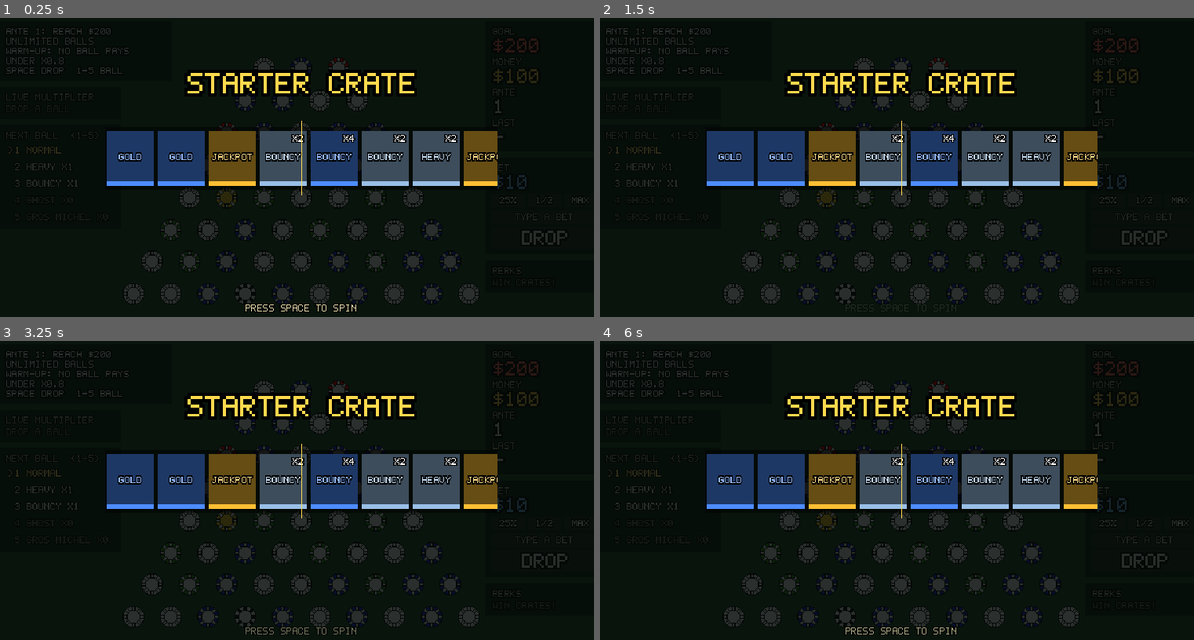
Above: before the commit, frames 1-4 (two rows, left to right).
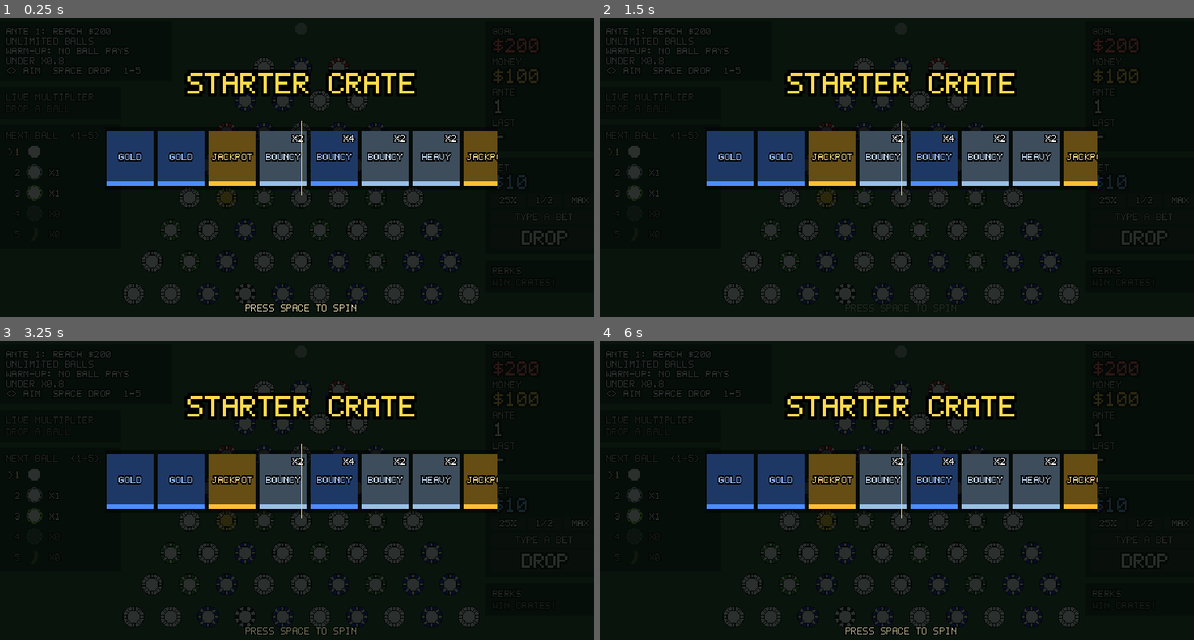
Above: after the commit, the same moments.

Repository: S0humm/bounce-house
Game: Godot game, scene res://scenes/board.tscn
Two runs of this game, one before a commit and one after it. Both use one fixed random seed, a clock stepped at 60 frames per second and the inputs below.
Inputs (mouse positions are in pixels of both pictures, inside the frame that each line leads up to):
- Up to frame 1 (0.25 s): no input
- Up to frame 2 (1.5 s): click (659, 149) at 0.52 s; click (659, 167) at 1.27 s
- Up to frame 3 (3.25 s): click (59, 496) at 2.02 s; click (59, 505) at 2.77 s
- Up to frame 4 (6 s): click (659, 514) at 3.52 s; click (659, 523) at 4.27 s; click (659, 535) at 5.02 s; click (659, 538) at 5.77 s

The runs differ from the first frame. In frame 1, 0.6% of the frame differs, in the area x 1-24%, y 16-61%; in frame 2, 0.6%; in frame 3, 0.6%; in frame 4, 0.6%.

Commit message:
aim with arrow keys, ball icons in picker

Diff:
--- a/scripts/board.gd
+++ b/scripts/board.gd
@@ -12,6 +12,7 @@
 const MIN_BET := 5
 const BALL_KEYS := ["normal", "heavy", "bouncy", "ghost", "banana"]   # keys 1-5
 const BALL_NAMES := {"normal": "NORMAL", "heavy": "HEAVY", "bouncy": "BOUNCY", "ghost": "GHOST", "banana": "GROS MICHEL"}
+const BALL_RING := {"heavy": Color(0.6, 0.66, 0.8), "bouncy": Color(0.62, 0.95, 0.2), "ghost": Color(0.55, 0.95, 1.0)}
 const BALL_TAGS := {"normal": "", "heavy": "H ", "bouncy": "B ", "ghost": "G ", "banana": "M "}
 const LIVE_ROWS := 5
 
@@ -44,7 +45,14 @@
 var message_label: Control
 var live_labels: Array[Control] = []
 var live_empty: Control
-var ball_labels := {}
+var ball_labels := {}       # NEXT BALL rows: ">1" key labels
+var ball_counts := {}       # ...the "X8" counts
+var ball_icon_rects := {}   # ...and the ball pictures
+var icon_cache := {}
+var drop_x := 320.0         # where the next ball drops (aim with the arrow keys)
+var preview: Sprite2D       # see-through copy of the next ball at the drop point
+const AIM_SPEED := 200.0
+const AIM_MARGIN := 18.0
 var perk_box: VBoxContainer
 var bet_input: Button          # click to type an exact bet
 var bet_input_label: Control
@@ -80,6 +88,11 @@
 	add_child(fx)
 	fx.setup(get_viewport_rect().size)
 	build_walls_and_tray()
+	drop_x = get_viewport_rect().size.x / 2.0
+	preview = Sprite2D.new()
+	preview.modulate = Color(1, 1, 1, 0.5)
+	preview.z_index = 5
+	add_child(preview)
 	build_hud()
 	start_run()
 
@@ -111,7 +124,7 @@
 	var warn := "\nWARM-UP: NO BALL PAYS\nUNDER X0.8"
 	if ante > EASY_ANTES:
 		warn = "\nMORE SKULLS, LESS GOLD."
-	message_label.text = "ANTE %d: REACH %s\nUNLIMITED BALLS%s\nSPACE DROP  1-5 BALL" % [ante, Fmt.money(quota), warn]
+	message_label.text = "ANTE %d: REACH %s\nUNLIMITED BALLS%s\n<> AIM  SPACE DROP  1-5" % [ante, Fmt.money(quota), warn]
 	update_status()
 
 func check_ante_end() -> void:
@@ -307,8 +320,7 @@
 		if inventory[type] <= 0:
 			selected = "normal"
 		update_ball_panel()
-	var center_x := get_viewport_rect().size.x / 2.0
-	var ball := spawn_ball(type, Vector2(center_x + randf_range(-drop_jitter, drop_jitter), 20), bet)
+	var ball := spawn_ball(type, Vector2(drop_x + randf_range(-drop_jitter, drop_jitter), 20), bet)
 	fx.ball_dropped(ball.position, all_in)
 	clamp_bet()
 	update_status()
@@ -422,6 +434,15 @@
 # ---------- Juice ----------
 
 func _process(delta: float) -> void:
+	# Aim: hold left/right to slide the drop point along the top
+	if not typing and not crate_open:
+		var dir := int(Input.is_key_pressed(KEY_RIGHT)) - int(Input.is_key_pressed(KEY_LEFT))
+		if dir != 0:
+			var w := get_viewport_rect().size.x
+			drop_x = clampf(drop_x + dir * AIM_SPEED * delta, AIM_MARGIN, w - AIM_MARGIN)
+	preview.position = Vector2(roundf(drop_x), 20)
+	preview.texture = ball_icon(selected)
+	preview.visible = not busted and not ante_over
 	# Money counts up toward its real value, ticking like a slot machine payout
 	var target := float(money)
 	if absf(shown_money - target) > 0.5:
@@ -558,8 +579,20 @@
 
 	var ball_box := add_box(make_panel(left, 124), "NEXT BALL  (1-5)")
 	for type in BALL_KEYS:
-		var b := make_button(ball_box, "", 1, 112, 14, select_ball.bind(type), true)
-		ball_labels[type] = b.get_meta("label")
+		var b := make_button(ball_box, "", 1, 112, 18, select_ball.bind(type), true)
+		var key_label: Control = b.get_meta("label")
+		key_label.position = Vector2(3, 5)
+		ball_labels[type] = key_label
+		var icon := TextureRect.new()
+		icon.texture = ball_icon(type)
+		icon.position = Vector2(22, 1)
+		icon.mouse_filter = Control.MOUSE_FILTER_IGNORE
+		b.add_child(icon)
+		ball_icon_rects[type] = icon
+		var count := PixelLabel.new()
+		count.position = Vector2(44, 5)
+		b.add_child(count)
+		ball_counts[type] = count
 
 	var right := VBoxContainer.new()
 	right.position = Vector2(screen.x - 12 - 120, 12)
@@ -678,15 +711,47 @@
 	for i in BALL_KEYS.size():
 		var type: String = BALL_KEYS[i]
 		var label: Control = ball_labels[type]
-		var count := "" if type == "normal" else " X%d" % inventory[type]
-		var arrow := ">" if type == selected else " "
-		label.text = "%s%d %s%s" % [arrow, i + 1, BALL_NAMES[type], count]
+		label.text = "%s%d" % [">" if type == selected else " ", i + 1]
+		ball_counts[type].text = "" if type == "normal" else "X%d" % inventory[type]
+		var col := WHITE
 		if type == selected:
-			label.self_modulate = Color(1.0, 0.9, 0.45)
+			col = Color(1.0, 0.9, 0.45)
 		elif type != "normal" and inventory[type] <= 0:
-			label.self_modulate = DIM
-		else:
-			label.self_modulate = WHITE
+			col = DIM
+		label.self_modulate = col
+		ball_counts[type].self_modulate = col
+		ball_icon_rects[type].modulate = Color(1, 1, 1, 0.35) if col == DIM else Color.WHITE
+
+# 16x16 picture of each ball type, the same art the real balls use
+func ball_icon(type: String) -> Texture2D:
+	if icon_cache.has(type):
+		return icon_cache[type]
+	var img := Image.create(16, 16, false, Image.FORMAT_RGBA8)
+	img.fill(Color(0, 0, 0, 0))
+	if type == "banana":
+		var art: Image = (load("res://art/icons/banana.png") as Texture2D).get_image()
+		art.convert(Image.FORMAT_RGBA8)
+		art.resize(16, 16, Image.INTERPOLATE_BILINEAR)
+		img = art
+	else:
+		var core: Image = (load("res://art/ball.png") as Texture2D).get_image()
+		core.convert(Image.FORMAT_RGBA8)
+		if type == "ghost":
+			for y in core.get_height():
+				for x in core.get_width():
+					var c := core.get_pixel(x, y)
+					c.a *= 0.55
+					core.set_pixel(x, y, c)
+		img.blend_rect(core, Rect2i(Vector2i.ZERO, core.get_size()), Vector2i(2, 2))
+		var ring_col: Color = BALL_RING.get(type, Color(0, 0, 0, 0))
+		if ring_col.a > 0.0:
+			for y in 16:
+				for x in 16:
+					var r := Vector2(x + 0.5 - 8.0, y + 0.5 - 8.0).length()
+					if r > 6.6 and r <= 7.8:
+						img.set_pixel(x, y, ring_col)
+	icon_cache[type] = ImageTexture.create_from_image(img)
+	return icon_cache[type]
 
 func update_perk_panel() -> void:
 	if perk_box == null:
